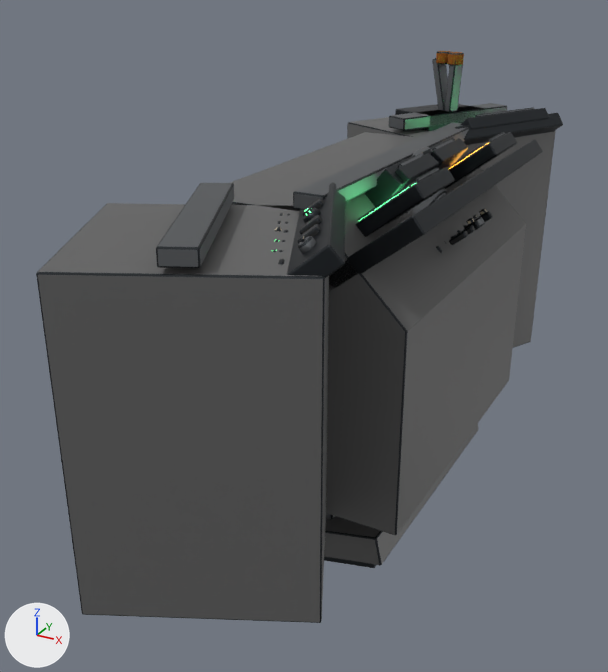
The Blender file Assets/Game/Art/Models/_Source~/components/props/console_panel.blend, before and after one commit.
Camera for both pictures: a camera (50 mm lens) standing at (1.16, -2.67, 1.64) and looking at (-0.24, -0.13, 0.37). Arrows for +X, +Y and +Z are at lower left; the lights stay in place. The older version comes first.

The first picture shows 'Mesh_ConsolePanel_Helm', 'Mesh_ConsolePanel_Nav', 'Mesh_ConsolePanel_Overhead'.
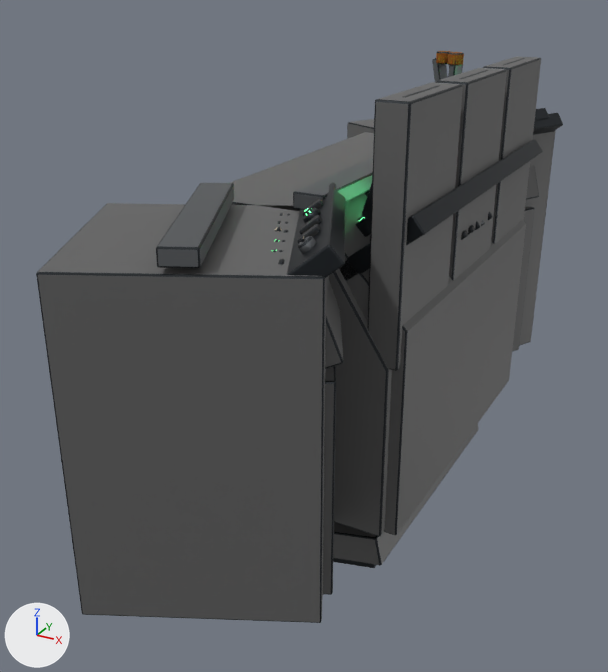
Location of each change, (x1, y1, x2, y2) in pixels of the pictures (608 x 672 px):
'Mesh_ConsolePanel_Bridge', added: after (323, 56, 541, 595)
    faces in mat_mat_neutral_panel_grey (dark grey #606060): (323, 56, 541, 594)
    faces in mat_mat_metal_steel_dark (dark grey #3a3e42): (325, 58, 541, 595)
'Mesh_ConsolePanel_Nav', unchanged, covered by the edit: before (365, 137, 468, 247); after (365, 190, 369, 196)

The change, as a diff of the scene's bpy script:
```diff
--- a/Assets/Game/Art/Models/_Source~/components/props/console_panel.blend.py
+++ b/Assets/Game/Art/Models/_Source~/components/props/console_panel.blend.py
@@ mat_mat_paint_safety_orange @@
+mat_mat_paint_safety_orange = principled_material('Mat_Paint_Safety_Orange')
+mat_mat_paint_safety_orange.base_color = (0.694, 0.0887, 0.0137)  # orange #d9541f
+mat_mat_paint_safety_orange.metallic = 0.2
+mat_mat_paint_safety_orange.roughness = 0.52
@@ me_mesh_consolepanel_bridge @@
+me_mesh_consolepanel_bridge.from_pydata(...)  # 2010 vertices, 1887 faces; spans x -0.48..0.34, y -1.25..1.25, z 0.0..1.33
+# faces by material slot: [1718, 51, 24, 18, 28, 26, 22]
+me_mesh_consolepanel_bridge.materials.append(mat_mat_metal_steel_dark)  # dark grey #3a3e42
+me_mesh_consolepanel_bridge.materials.append(mat_mat_neutral_panel_grey)  # dark grey #606060
+me_mesh_consolepanel_bridge.materials.append(mat_mat_metal_steel_worn)  # grey #7a7d80
+me_mesh_consolepanel_bridge.materials.append(mat_mat_paint_safety_orange)  # orange #d9541f
+me_mesh_consolepanel_bridge.materials.append(mat_mat_emissive_green_crt)  # green #6bff9e, glowing green #6bff9e
+me_mesh_consolepanel_bridge.materials.append(mat_mat_emissive_amber)  # orange #ffb347, glowing orange #ffb347
+me_mesh_consolepanel_bridge.materials.append(mat_mat_emissive_red_warn)  # red #ff4436, glowing red #ff4436
@@ ob_mesh_consolepanel_bridge @@
+ob_mesh_consolepanel_bridge = bpy.data.objects.new('Mesh_ConsolePanel_Bridge', me_mesh_consolepanel_bridge)
+ob_mesh_consolepanel_bridge.location = (0.0, 0.0, 0.0)
```
